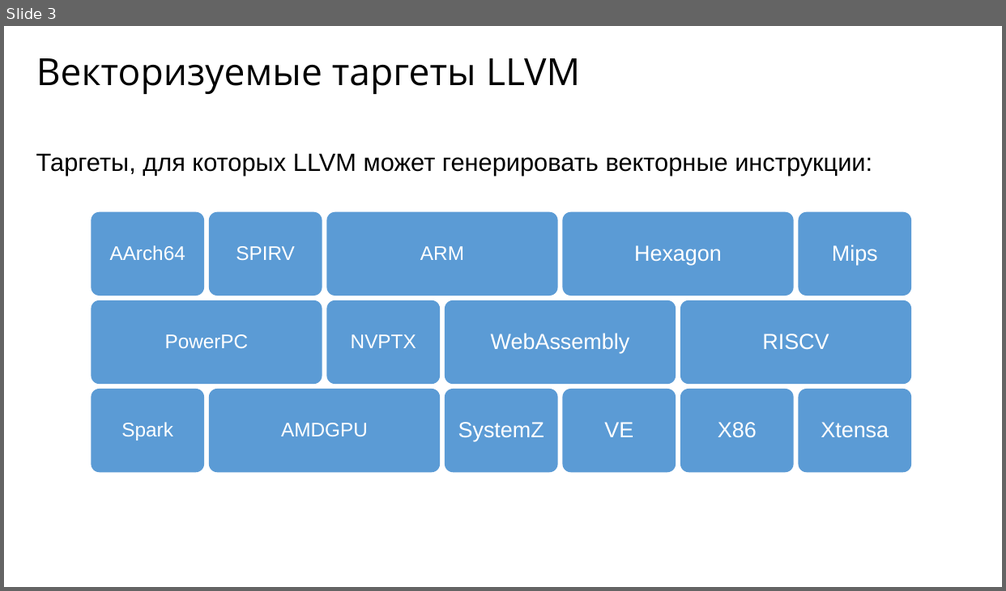
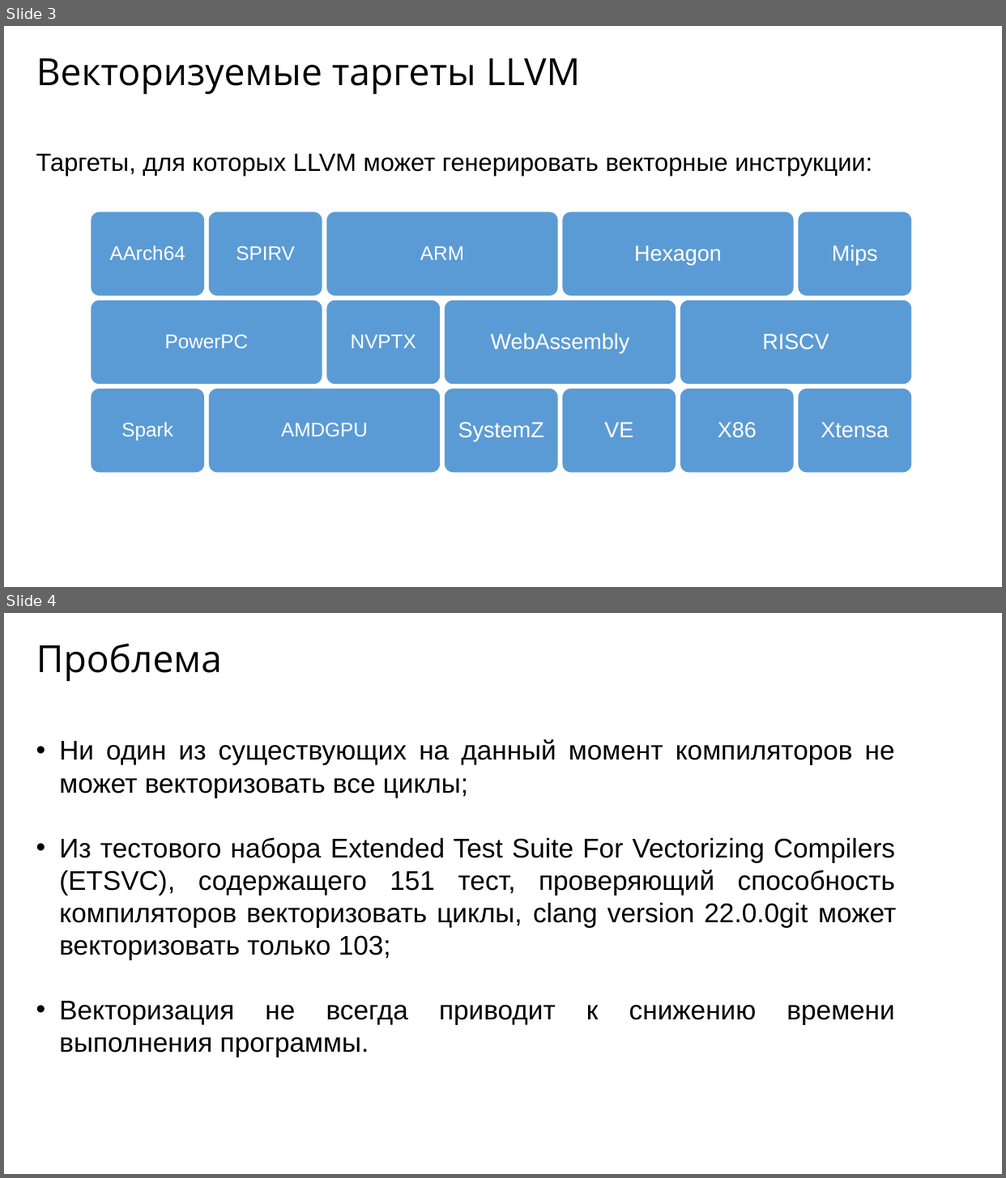
Before and after one commit to pahansan/step_in_science, a slide deck: presentation.pptx. Shown one above the other, each under a label of ours: slide 3 before the commit, slides 3 and 4 after it. The pictures are 1006x591 and 1006x1178 pixels, drawn with LibreOffice and Linux fonts; fonts in the diff are those of the drawing. Boxes give left, top, right and bottom in pixels: in the first picture for what was removed or moved away, otherwise in the second. Text is boxed around its words. In the diff, an @@ line names an element or a change of style, - is before the commit and + after.

```diff
--- a/presentation.pptx
+++ b/presentation.pptx
@@ slide 4 added at (4, 613, 1002, 1174), background #FFFFFF @@
@@ text added at (36, 643, 222, 681), 36 pt, text #000000 @@
+Проблема
@@ text added at (59, 739, 896, 1024), 26 pt, text #000000 @@
+• Ни один из существующих на данный момент компиляторов не может векторизовать все циклы;
+• Из тестового набора Extended Test Suite For Vectorizing Compilers (ETSVC), содержащего 151 тест, проверяющий способность компиляторов векторизовать циклы, clang version 22.0.0git может векторизовать только 103;
+• Векторизация не всегда приводит к снижению времени выполнения программы.
```
Also in this commit, not shown: 1 slide changed, 44 other slides added.
